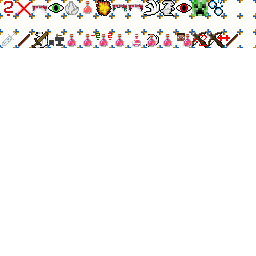
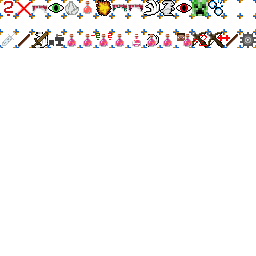
Layer changes from the first (256, 256) image to the second:
added layer "Ebene 2" above "Hintergrund" over <box>240,32,256,48</box>
